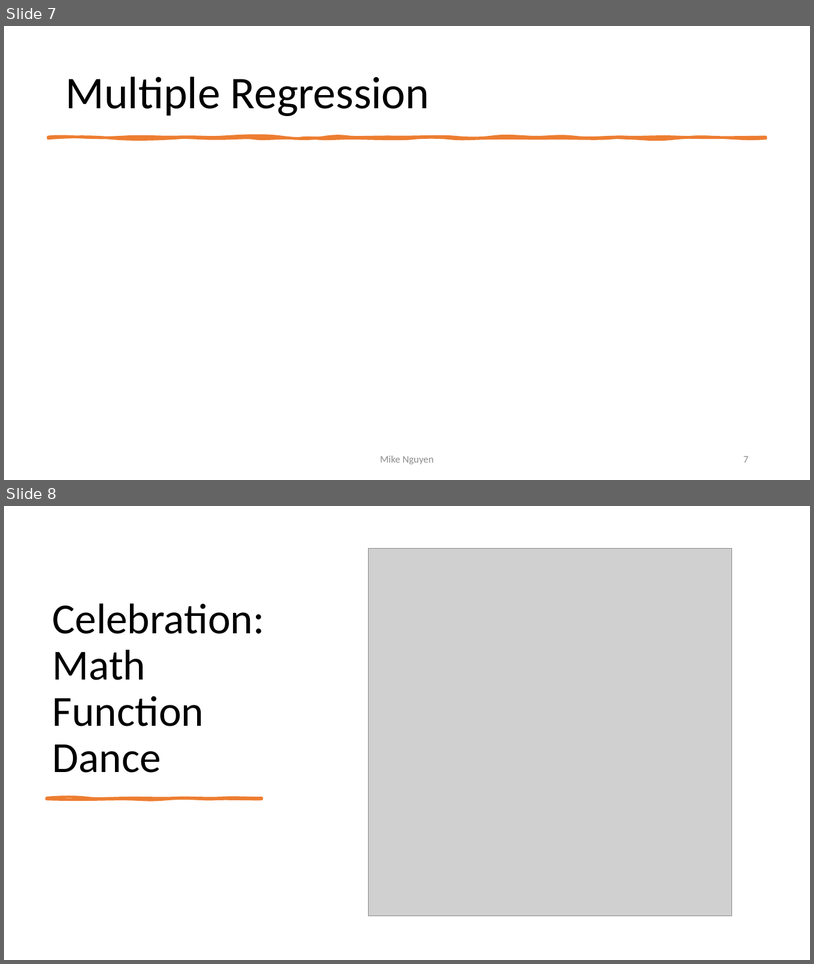
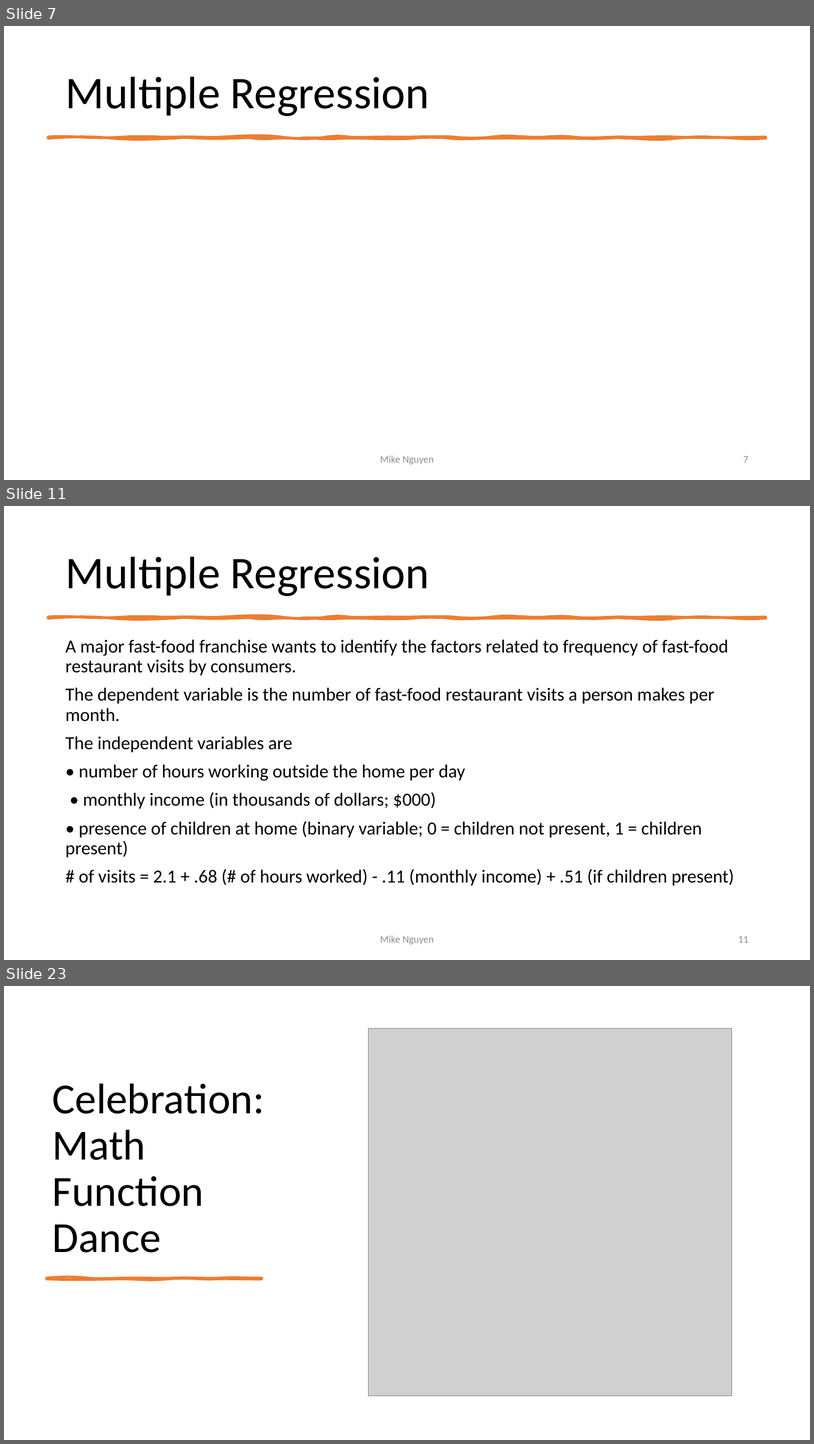
Before and after one commit to mikenguyen13/mar4050, a slide deck: lectures/12/1_multiple_regression.pptx. Shown one above the other, each under a label of ours: slides 7 and 8 before the commit, slides 7, 11 and 23 after it; the slides between them are not shown. The pictures are 814x964 and 814x1444 pixels, drawn with LibreOffice and Linux fonts; fonts in the diff are those of the drawing; grey boxes stand for pictures. Boxes give left, top, right and bottom in pixels: in the first picture for what was removed or moved away, otherwise in the second. Text is boxed around its words. In the diff, an @@ line names an element or a change of style, - is before the commit and + after.

```diff
--- a/lectures/12/1_multiple_regression.pptx
+++ b/lectures/12/1_multiple_regression.pptx
@@ slide 11 added at box(4, 506, 810, 960), background #FFFFFF @@
@@ title added at box(65, 556, 430, 596), 54 pt, text #000000 @@
+Multiple Regression
@@ freeform shape added at box(48, 617, 766, 618), fill #ED7D31, outline #ED7D31 3.25 pt @@
@@ text added at box(65, 639, 735, 885), 22 pt, text #000000 @@
+A major fast-food franchise wants to identify the factors related to frequency of fast-food restaurant visits by consumers.
+The dependent variable is the number of fast-food restaurant visits a person makes per month.
+The independent variables are
+• number of hours working outside the home per day
+• monthly income (in thousands of dollars; $000)
+• presence of children at home (binary variable; 0 = children not present, 1 = children present)
+# of visits = 2.1 + .68 (# of hours worked) - .11 (monthly income) + .51 (if children present)
@@ text added at box(380, 935, 434, 944), 12 pt, text #8C8C8C @@
+Mike Nguyen
@@ page number added at box(738, 936, 749, 942), 12 pt, text #8C8C8C @@
+11
@@ what was slide 8 is now slide 23 @@
```
Also in this commit, not shown: 1 slide changed, 16 other slides added, 7 other files.
